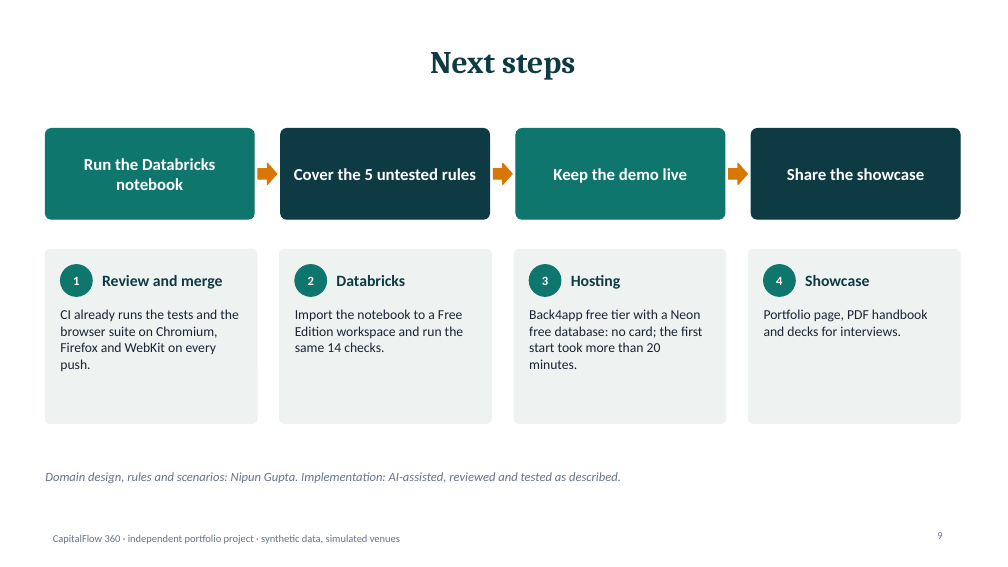
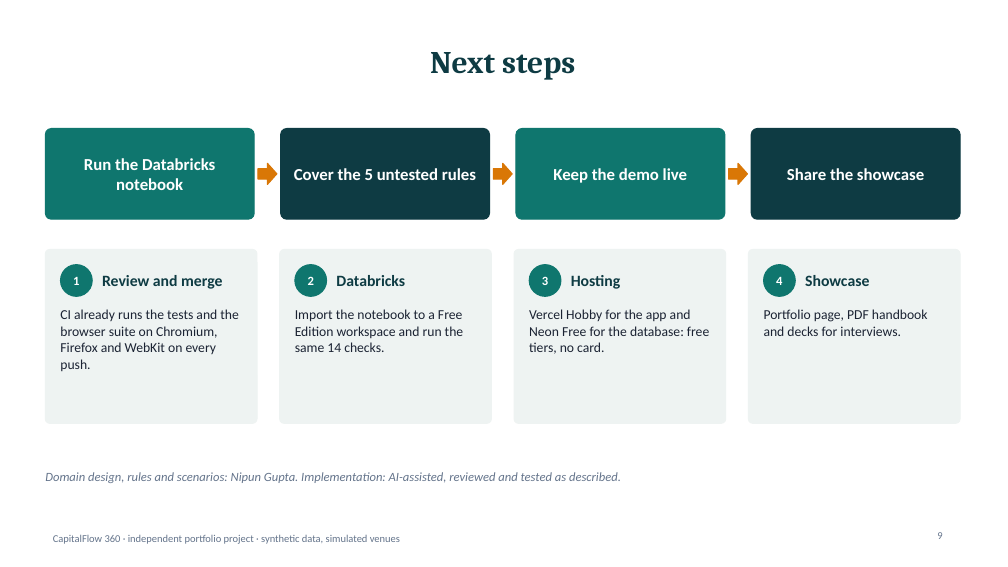
Before and after one commit to nipunrg1990rocks-dev/banking-ai-portfolio, a slide deck: slide 9 of projects/p7_capitalflow360/reporting/out/CF360_Executive_Summary.pptx. Drawn at 1008x567 pixels with LibreOffice and Linux fonts; fonts in the diff are those of the drawing. Boxes give left, top, right and bottom in pixels: in the first picture for what was removed or moved away, otherwise in the second. Text is boxed around its words. In the diff, an @@ line names an element or a change of style, - is before the commit and + after.

```diff
--- a/projects/p7_capitalflow360/reporting/out/CF360_Executive_Summary.pptx
+++ b/projects/p7_capitalflow360/reporting/out/CF360_Executive_Summary.pptx
@@ text at (x1=529, y1=309, x2=709, y2=354): text changed @@
-Back4app free tier with a Neon free database: no card; the first start took more than 20 minutes.
+Vercel Hobby for the app and Neon Free for the database: free tiers, no card.
```
Also in this commit, not shown: 1 other slide changed, 22 other files.
